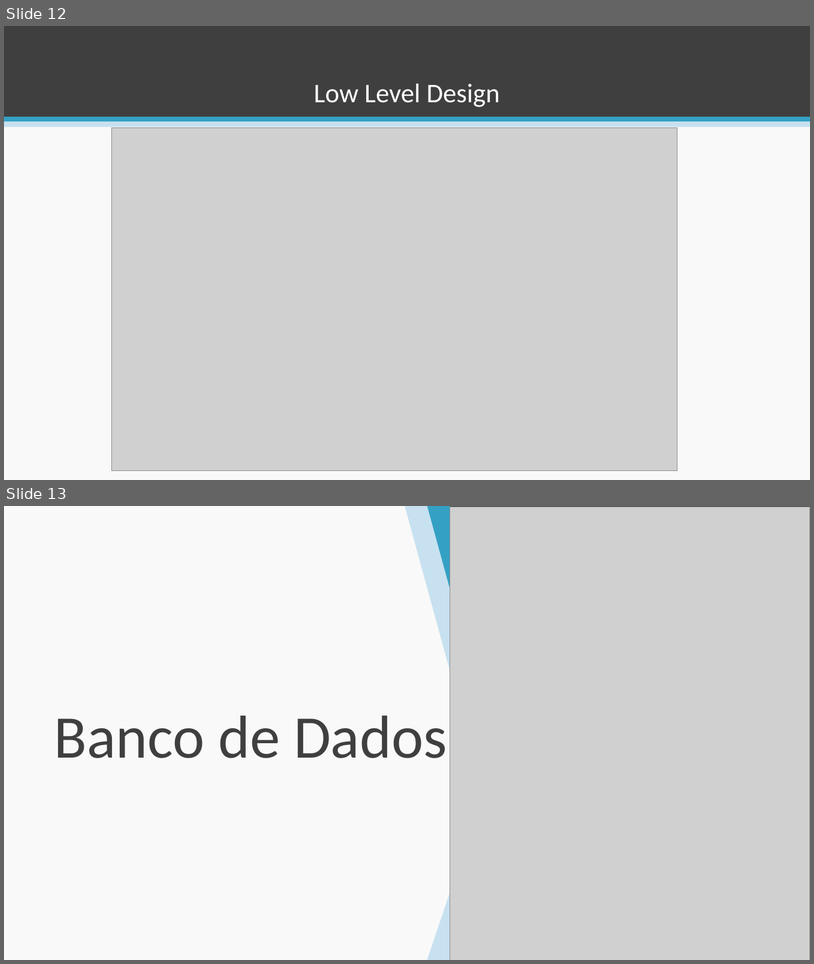
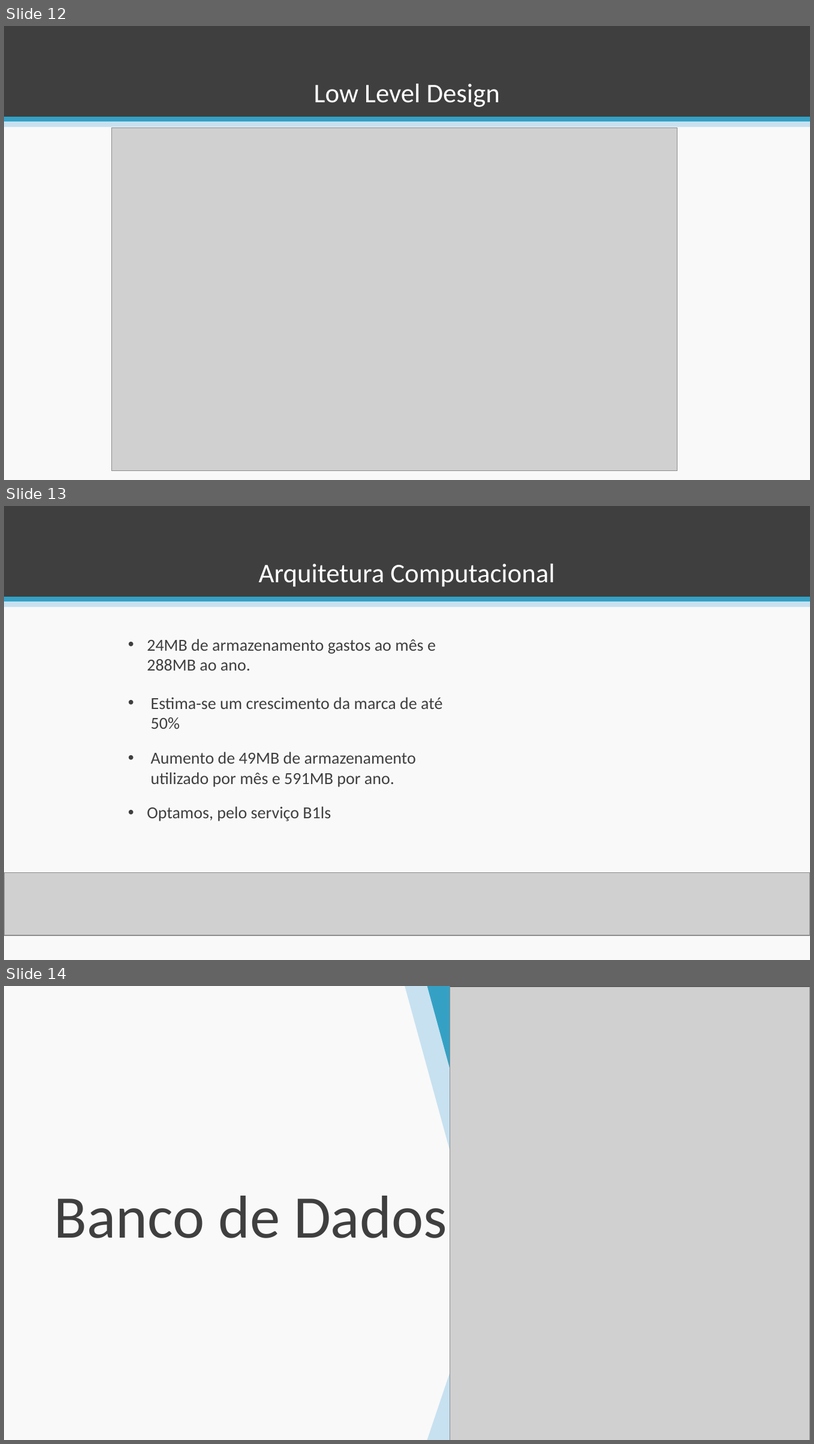
Before and after one commit to esteves-esta/TechHumi, a slide deck: documentacao/Apresentação.pptx. Shown one above the other, each under a label of ours: slides 12 and 13 before the commit, slides 12, 13 and 14 after it. The pictures are 814x964 and 814x1444 pixels, drawn with LibreOffice and Linux fonts; fonts in the diff are those of the drawing; grey boxes stand for pictures; background and template pictures are left out. Boxes give left, top, right and bottom in pixels: in the first picture for what was removed or moved away, otherwise in the second. Text is boxed around its words. In the diff, an @@ line names an element or a change of style, - is before the commit and + after.

```diff
--- a/documentacao/Apresentação.pptx
+++ b/documentacao/Apresentação.pptx
@@ slide 13 added at (4, 506, 810, 960), background #F9F9F9; not listed: 3 template elements that a slide beside it also shows @@
@@ title added at (259, 564, 555, 587), 32 pt, text #FFFFFF @@
+Arquitetura Computacional
@@ text added at (147, 639, 436, 670), 20 pt, text #3F3F3F @@
+• 24MB de armazenamento gastos ao mês e 288MB ao ano.
@@ text added at (151, 697, 443, 729), 20 pt, text #3F3F3F @@
+• Estima-se um crescimento da marca de até 50%
@@ text added at (151, 751, 416, 787), 20 pt, text #3F3F3F @@
+• Aumento de 49MB de armazenamento utilizado por mês e 591MB por ano.
@@ text added at (147, 806, 331, 821), 20 pt, text #3F3F3F @@
+• Optamos, pelo serviço B1ls
@@ picture added at (4, 873, 810, 936) @@
@@ what was slide 13 is now slide 14 @@
```
Also in this commit, not shown: 1 slide removed.
